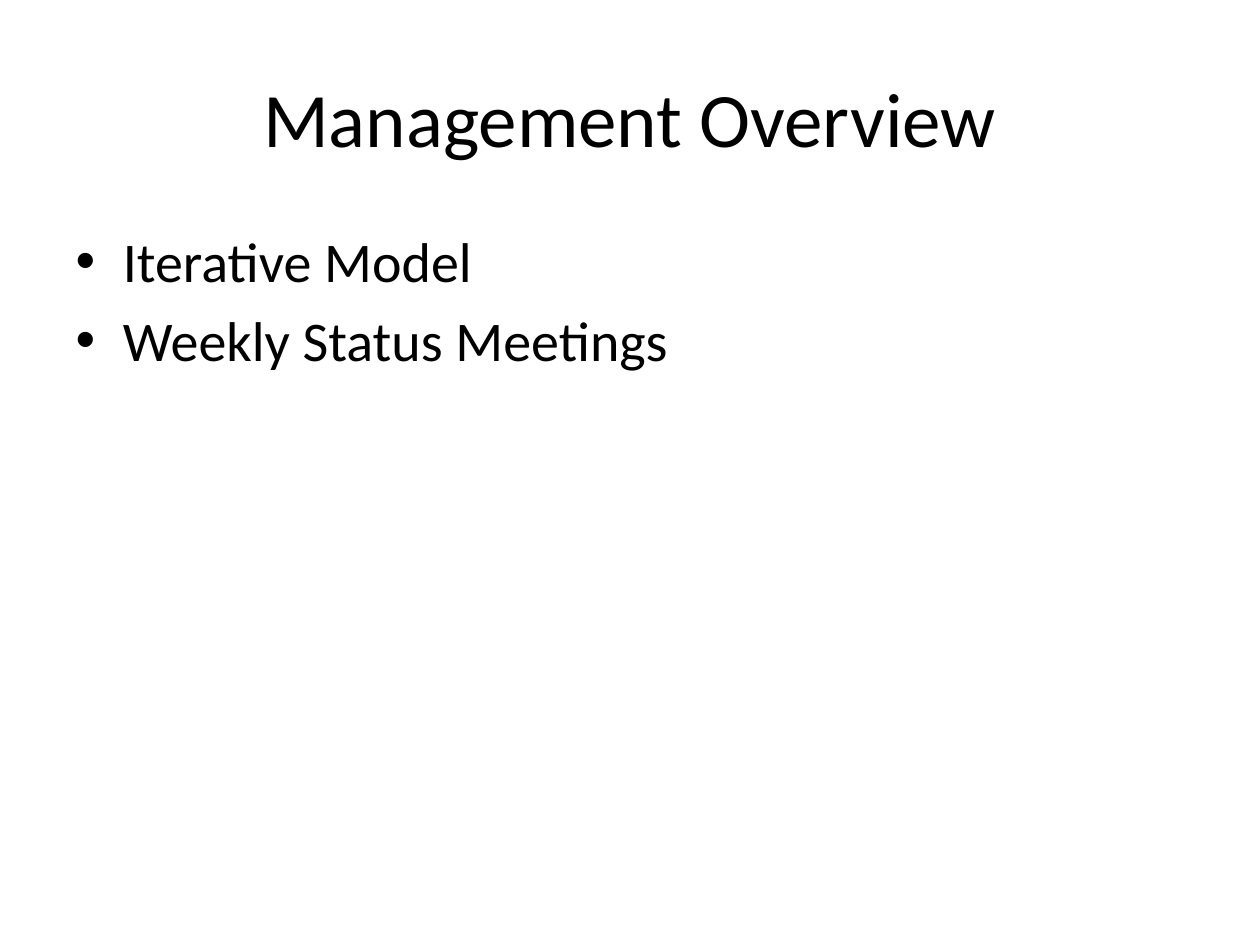
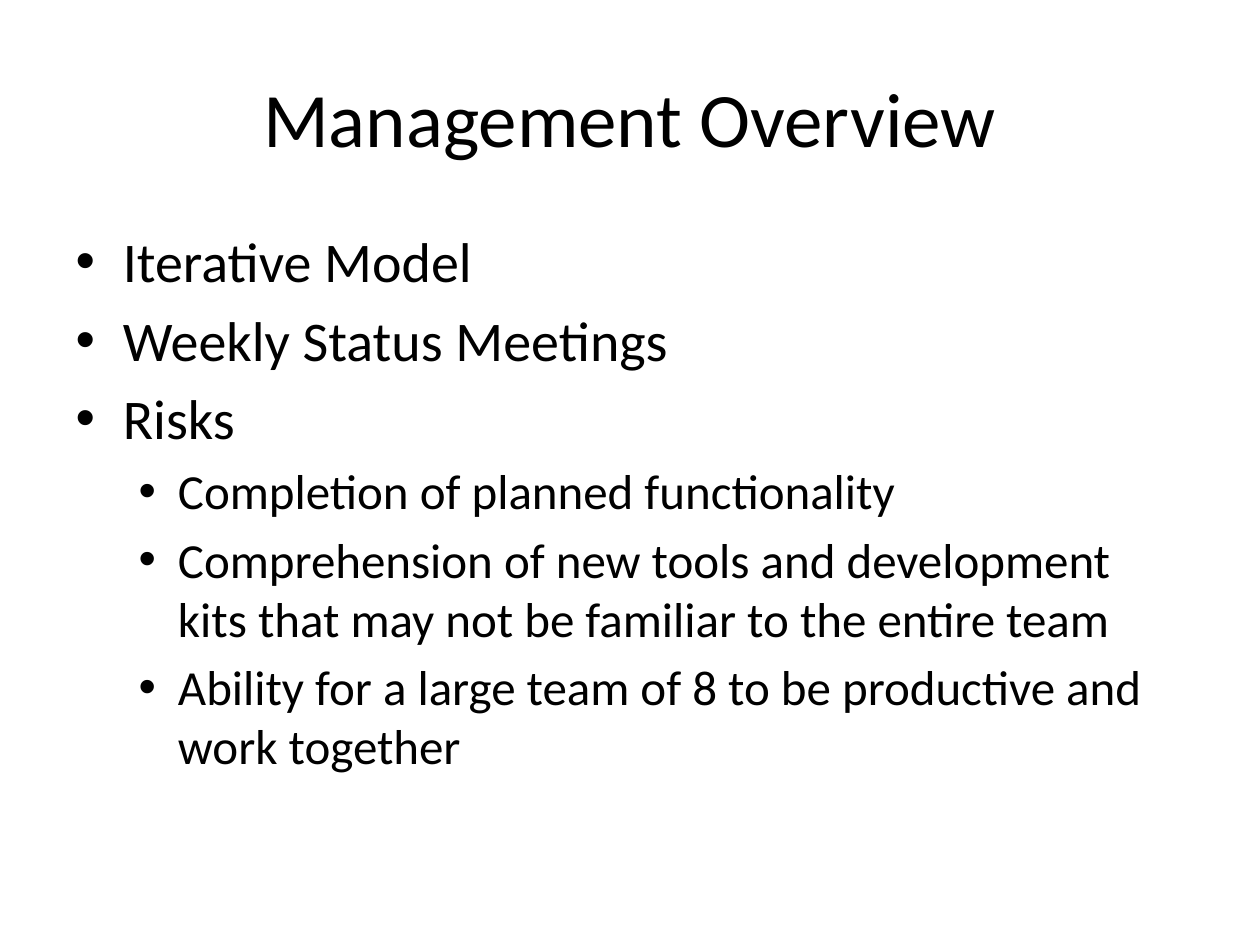
Before and after one commit to sandeepnukala1990/EDUkid, a slide deck: slide 6 of Documents/Iteration 1/EDUkid Iteration 1 Presentation.pptx. Drawn at 1260x945 pixels with LibreOffice and Linux fonts; fonts in the diff are those of the drawing. Boxes give left, top, right and bottom in pixels: in the first picture for what was removed or moved away, otherwise in the second. Text is boxed around its words. In the diff, an @@ line names an element or a change of style, - is before the commit and + after.

Commit message:
Presentation updates

```diff
--- a/Documents/Iteration 1/EDUkid Iteration 1 Presentation.pptx
+++ b/Documents/Iteration 1/EDUkid Iteration 1 Presentation.pptx
@@ text at (x1=123, y1=400, x2=1141, y2=773): paragraphs added @@
+• Risks
+  • Completion of planned functionality
+  • Comprehension of new tools and development kits that may not be familiar to the entire team
+  • Ability for a large team of 8 to be productive and work together
```
Also in this commit, not shown: 1 other slide changed.
